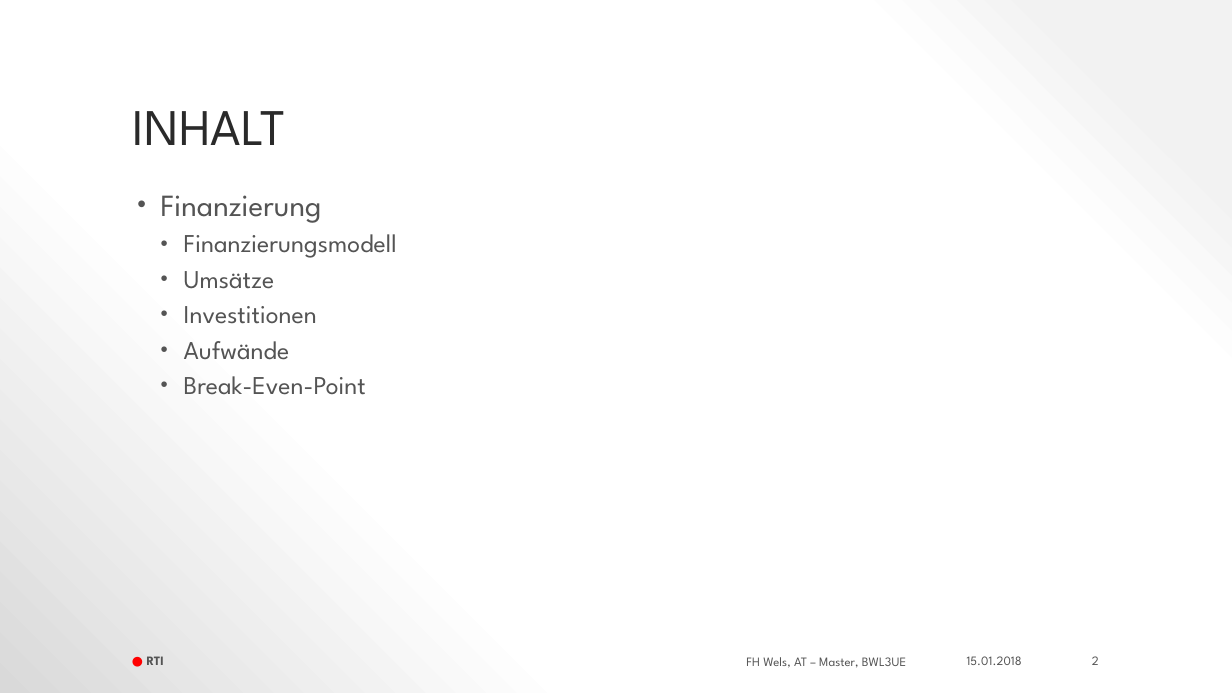
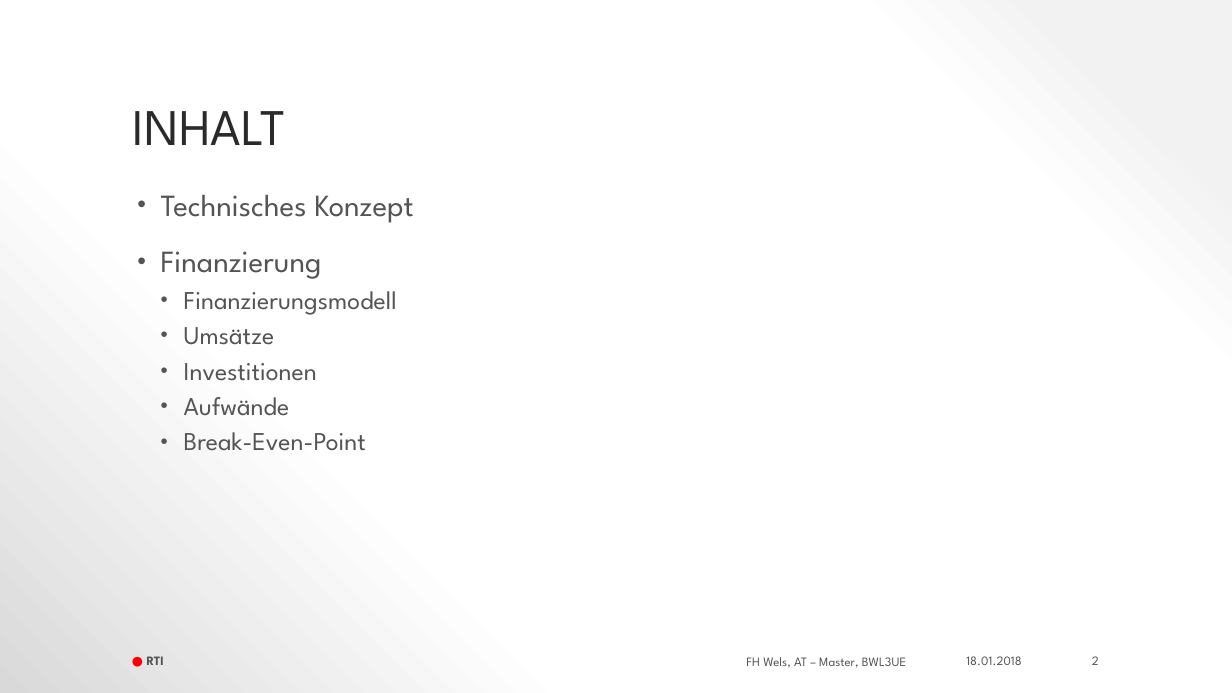
Before and after one commit to thunderbug1/BWL, a slide deck: slide 2 of Präsentation/RTI_Businessplan.pptx. Drawn at 1232x693 pixels with LibreOffice and Linux fonts; fonts in the diff are those of the drawing. Boxes give left, top, right and bottom in pixels: in the first picture for what was removed or moved away, otherwise in the second. Text is boxed around its words. In the diff, an @@ line names an element or a change of style, - is before the commit and + after.

```diff
--- a/Präsentation/RTI_Businessplan.pptx
+++ b/Präsentation/RTI_Businessplan.pptx
@@ text at <box>161,195,413,223</box>: paragraph added @@
+• Technisches Konzept
@@ text at <box>966,656,1022,665</box>: text changed @@
-15.01.2018
+18.01.2018
```
Also in this commit, not shown: 10 other slides changed, 5 slides added, 2 other files.
